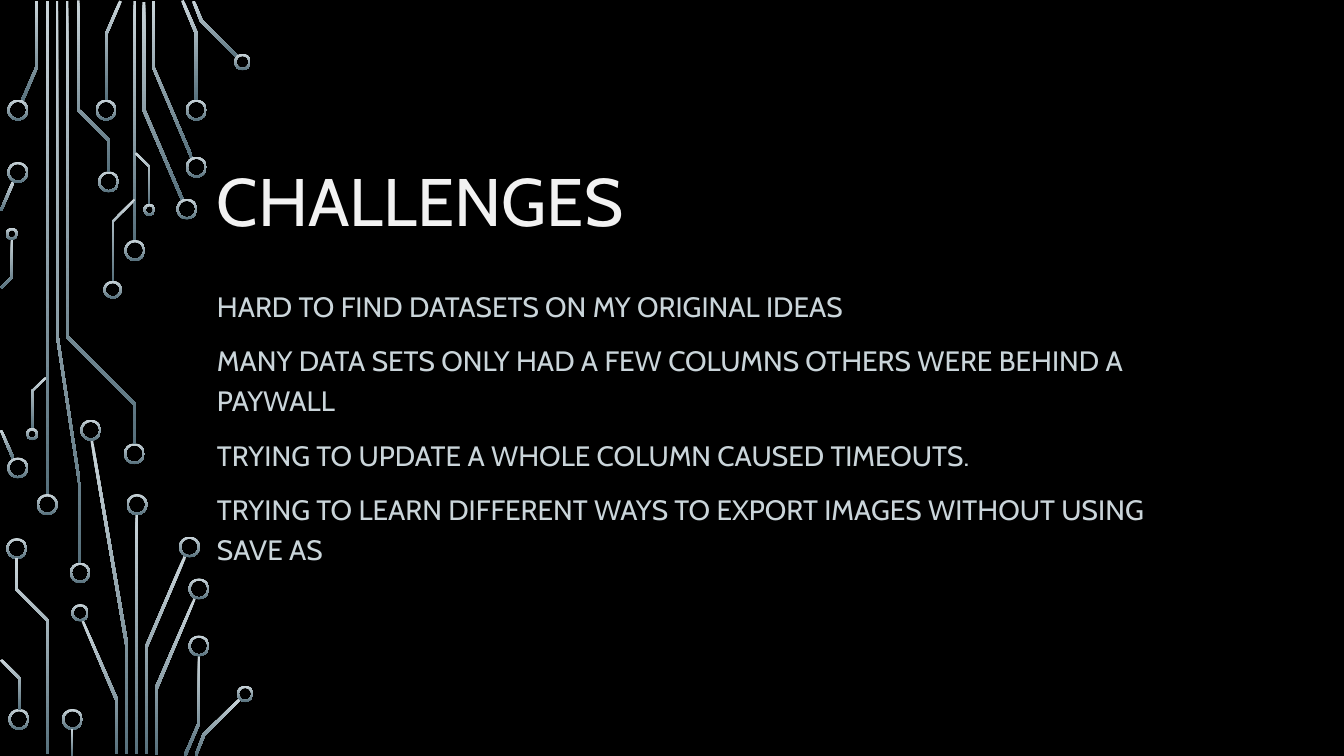
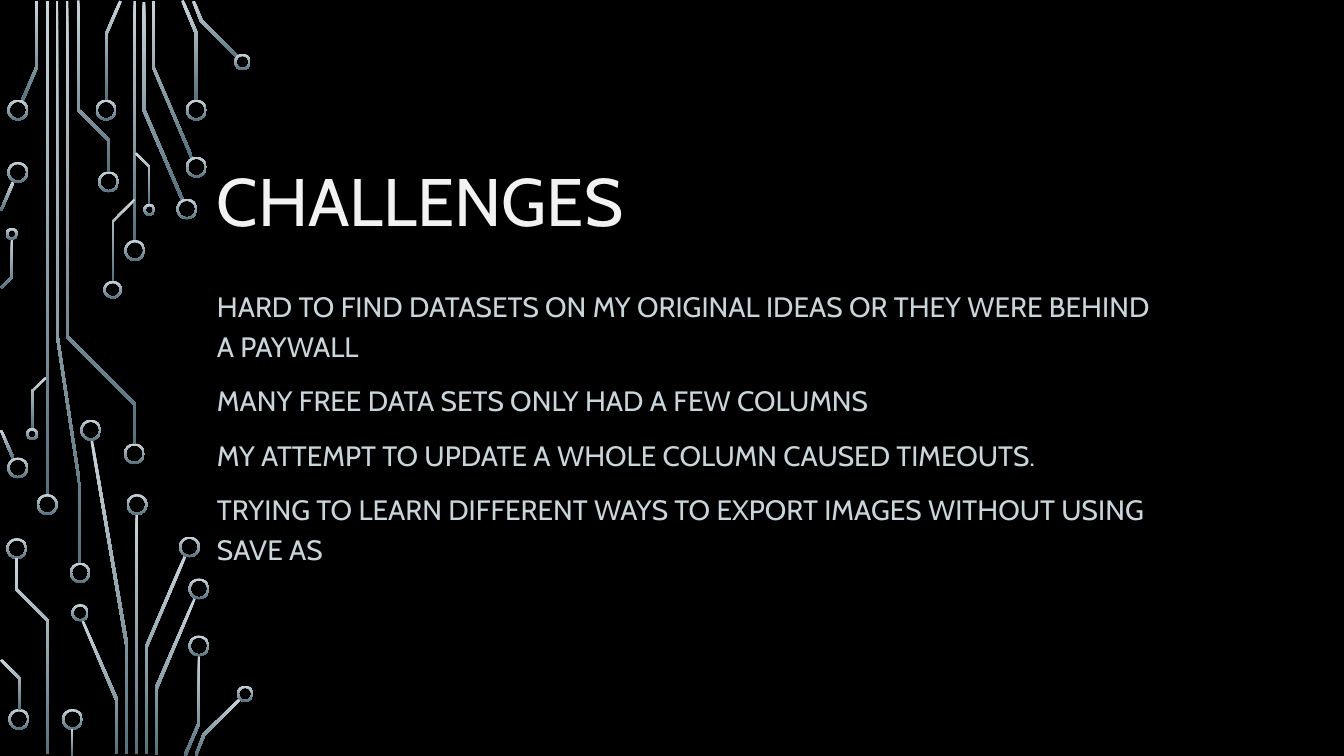
Before and after one commit to EmpressBelless/AppleDataSet, a slide deck: slide 8 of AppleApps2017.pptx. Drawn at 1344x756 pixels with LibreOffice and Linux fonts; fonts in the diff are those of the drawing; background and template pictures are left out. Boxes give left, top, right and bottom in pixels: in the first picture for what was removed or moved away, otherwise in the second. Text is boxed around its words. In the diff, an @@ line names an element or a change of style, - is before the commit and + after.

```diff
--- a/AppleApps2017.pptx
+++ b/AppleApps2017.pptx
@@ subtitle at bbox=[217, 297, 1149, 467]: text changed @@
-HARD TO FIND DATASETS ON MY ORIGINAL IDEAS
-MANY DATA SETS ONLY HAD A FEW COLUMNS OTHERS WERE BEHIND A PAYWALL
-TRYING TO UPDATE A WHOLE COLUMN CAUSED TIMEOUTS.
+HARD TO FIND DATASETS ON MY ORIGINAL IDEAS OR THEY WERE BEHIND A PAYWALL
+MANY FREE DATA SETS ONLY HAD A FEW COLUMNS
+MY ATTEMPT TO UPDATE A WHOLE COLUMN CAUSED TIMEOUTS.
```
Also in this commit, not shown: 1 other slide changed, 1 slide added.
